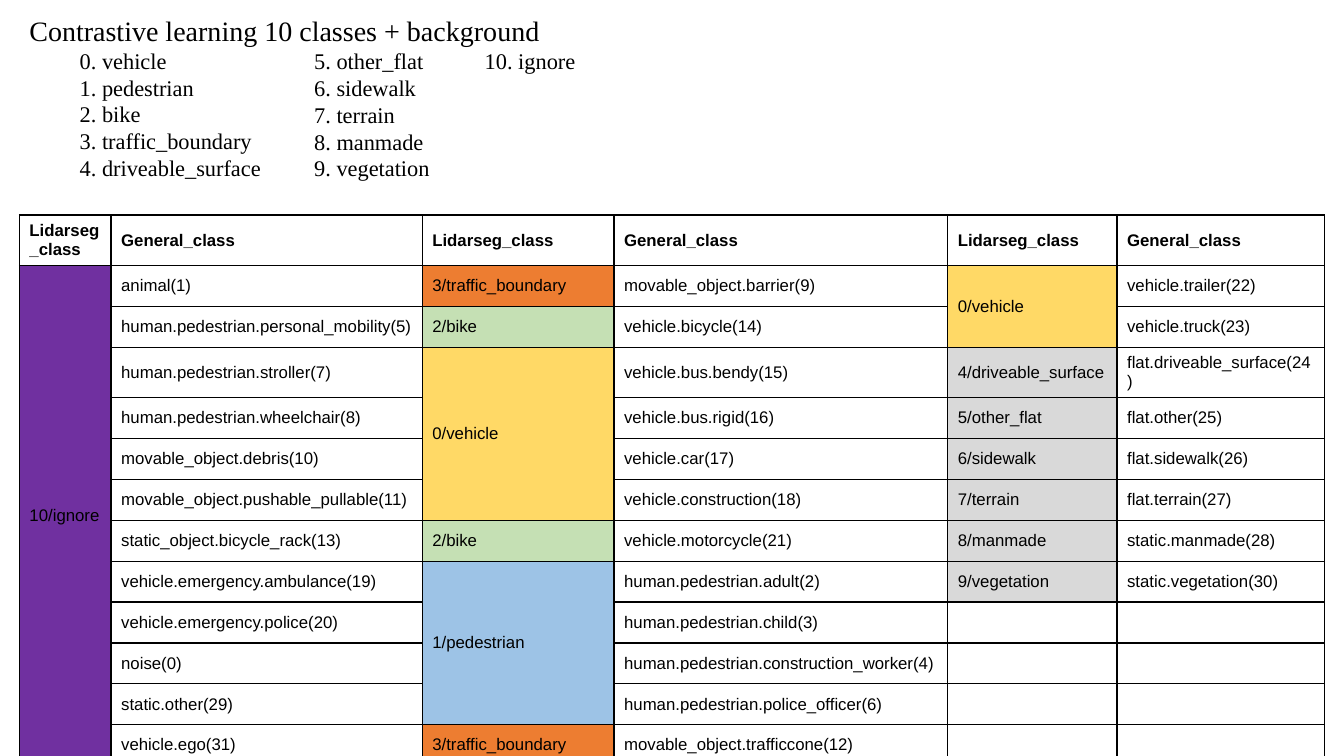
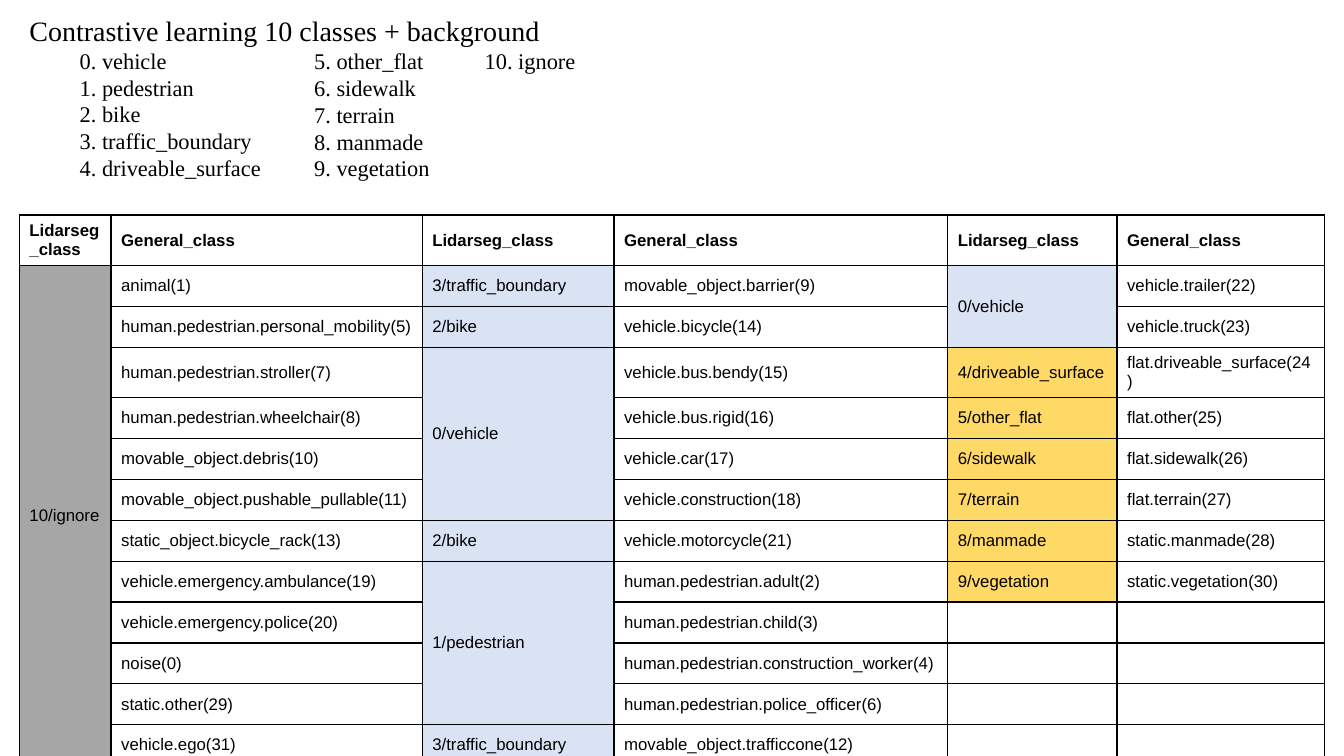
Before and after one commit to XYHC-MMDA/Multi-modal-Multi-task-DA, a slide deck: slide 11 of demo/latest.pptx (slide 10 before the commit). Drawn at 1344x756 pixels with LibreOffice and Linux fonts; fonts in the diff are those of the drawing. Boxes give left, top, right and bottom in pixels: in the first picture for what was removed or moved away, otherwise in the second. Text is boxed around its words. In the diff, an @@ line names an element or a change of style, - is before the commit and + after.

```diff
--- a/demo/latest.pptx
+++ b/demo/latest.pptx
@@ table at [19,215,1325,756] @@
@@ fill #7030A0 to #A6A6A6 in row 2, column 1 @@
@@ fill #ED7D31 to #DAE3F3 in 2 cells @@
@@ fill #FFD966 to #DAE3F3 in 2 cells @@
@@ fill #C5E0B4 to #DAE3F3 in 2 cells @@
@@ fill #D9D9D9 to #FFD966 in 6 cells @@
@@ fill #9DC3E6 to #DAE3F3 in row 9, column 3 @@
```
Also in this commit, not shown: 5 other slides changed, 8 slides added, 2 slides removed, 10 other files.
